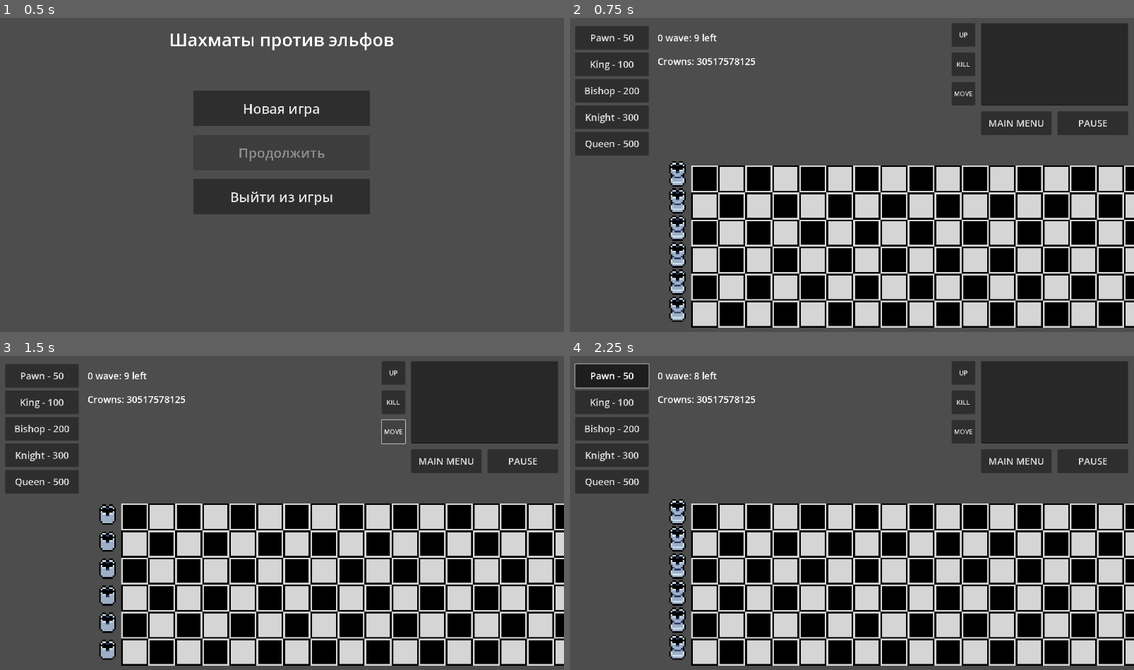
Above: before the commit, frames 1-4 (two rows, left to right).
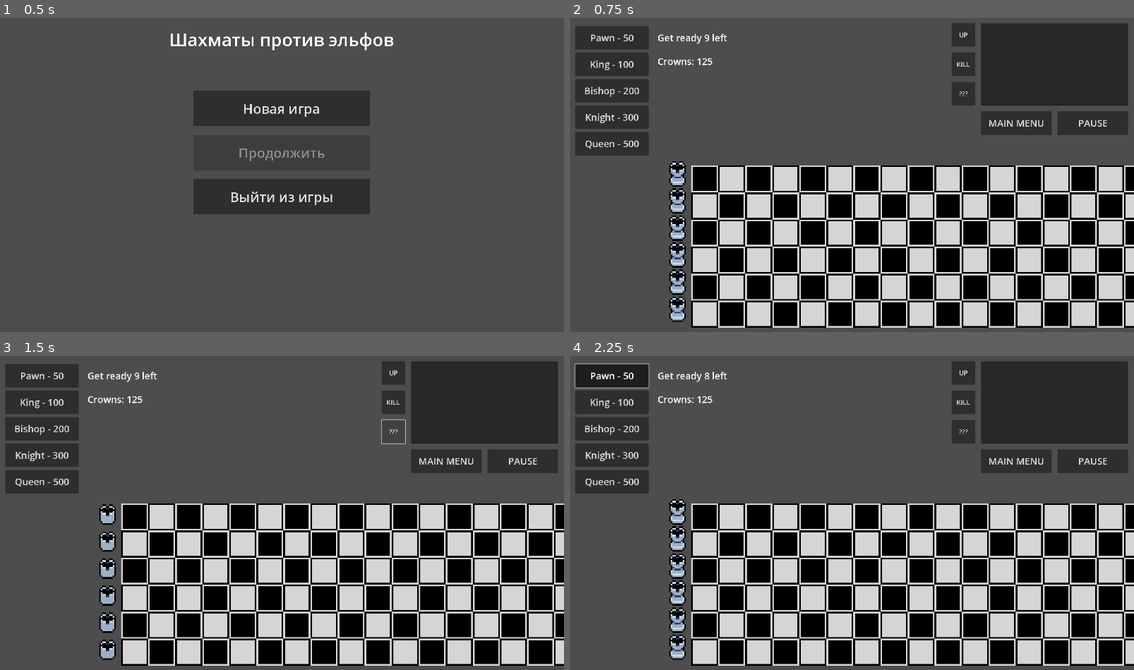
Above: after the commit, the same moments.

Repository: Befrimon/Chess-vs-Elves
Game: Godot game, scene res://scenes/menu.tscn
Two runs of this game, one before a commit and one after it. Both use one fixed random seed, a clock stepped at 60 frames per second and the inputs below.
Inputs:
- Up to frame 1 (0.5 s): no input
- Up to frame 2 (0.75 s): click "Новая игра" at 0.5 s
- Up to frame 3 (1.5 s): click "MOVE" (after the commit: "???") at 1.25 s
- Up to frame 4 (2.25 s): click "Pawn - 50" at 2 s

Frame 1 is identical in both runs. In frame 2, 0.3% of the frame differs, in the area x 15-72%, y 4-25%; in frame 3, 0.3%; in frame 4, 0.3%.

Commit message:
Add queen skill. Fix bugs

Diff:
--- a/prefabs/game_ui.tscn
+++ b/prefabs/game_ui.tscn
@@ -79,7 +79,7 @@
 offset_right = 1380.0
 offset_bottom = 300.0
 theme_override_font_sizes/font_size = 22
-text = "MOVE"
+text = "???"
 
 [node name="ExitButton" type="Button" parent="."]
 process_mode = 3
--- a/scripts/entities/pawn_figure.gd
+++ b/scripts/entities/pawn_figure.gd
@@ -6,9 +6,7 @@
 # Move properties
 const SPEED :int = 500
 const MOVE_RANGE :Dictionary = {
-	Vector2(-1, 1): 1, Vector2(0, 1): 1, Vector2(1, 1): 1,
-	Vector2(-1, -1): 1, Vector2(0, -1): 1, Vector2(1, -1): 1,
-	Vector2(1, 0): 1, Vector2(-1, 0): 1
+	Vector2(1, 0): 2, Vector2(-1, 0): 1
 }
 
 const SKILL_RANGE :Array[Vector2] = [Vector2(1, 1), Vector2(1, -1)]
--- a/scripts/entities/queen_figure.gd
+++ b/scripts/entities/queen_figure.gd
@@ -6,12 +6,16 @@
 # Move properties
 const SPEED :int = 500
 const MOVE_RANGE :Dictionary = {
-	Vector2(-1, 1): 10, Vector2(0, 1): 10, Vector2(1, 1): 10,
-	Vector2(-1, -1): 10, Vector2(0, -1): 10, Vector2(1, -1): 10,
-	Vector2(1, 0): 10, Vector2(-1, 0): 10
+	Vector2(-1, 1): 20, Vector2(0, 1): 20, Vector2(1, 1): 20,
+	Vector2(-1, -1): 20, Vector2(0, -1): 20, Vector2(1, -1): 20,
+	Vector2(1, 0): 20, Vector2(-1, 0): 20
 }
 
-const SKILL_RANGE :Array[Vector2] = []
+const SKILL_RANGE :Array[Vector2] = [
+	Vector2(-1, 1), Vector2(0, 1), Vector2(1, 1),
+	Vector2(-1, -1), Vector2(0, -1), Vector2(1, -1),
+	Vector2(1, 0), Vector2(-1, 0)
+]
 
 func _init(parent_obj :Entity):
 	## Assign variables
--- a/scripts/entity.gd
+++ b/scripts/entity.gd
@@ -91,7 +91,6 @@
 		var skill_type = Global.ENTITY_PARAM[full_id]["type"]
 		if skill_type != "buffer":
 			value += buff_value
-			buff_value = 0
 
 		if res != null:
 			skill_cooldown += Global.ENTITY_PARAM[full_id]["level%s" % str(level)]["cooldown"]
@@ -100,10 +99,12 @@
 
 		if res is String and res == "crowns":
 			get_node("/root/Game").crown_count += value
+			buff_value = 0
 			if exp < Global.LEVEL_EXP[level]:
 				exp += 10
 		elif skill_type == "attacker" and res is Entity:
 			res.change_hits(value)
+			buff_value = 0
 			if Global.ENTITY_PARAM[res.full_id]["type"] == "attacker":
 				var attack = Global.ENTITY_PARAM[res.full_id]["level%s" % res.level]["value"]
 				change_hits(attack/5 if res.hits > 0 else attack/10)
@@ -111,9 +112,10 @@
 					exp += Global.ENTITY_PARAM[res.full_id]["exp_value"]
 		elif skill_type == "healer" and res is Entity:
 			res.change_hits(value)
+			buff_value = 0
 			if exp < Global.LEVEL_EXP[level]:
 				exp += 25
-		elif res is Array[Entity]:
+		elif skill_type == "buffer" and res is Array[Entity]:
 			for entity in res:
 				entity.buff_value = value[1] if entity.full_id == "king_figure" else value[0]
 
--- a/scripts/game.gd
+++ b/scripts/game.gd
@@ -29,7 +29,7 @@
 	interface = get_node("UserInterface")
 
 	entity_count = 0
-	crown_count = 125**5
+	crown_count = 125
 	wave_time = Global.WAVES[0]["duration"]
 	wave = 0
 
--- a/scripts/game_ui.gd
+++ b/scripts/game_ui.gd
@@ -46,7 +46,10 @@
 	get_node("PauseButton").pressed.connect(pause)
 
 func _process(delta):
-	timer_label.text = "%s wave: %s left" % [str(parent.wave), str(int(parent.wave_time - Global.timer))]
+	timer_label.text = "%s %s left" % [
+		Global.WAVES[parent.wave]["name"],
+		str(int(parent.wave_time - Global.timer)) if parent.wave_time < 600 else "Infinity"
+	]
 	crown_label.text = "Crowns: %s" % str(parent.crown_count)
 
 func upgrade_figure():
--- a/scripts/global.gd
+++ b/scripts/global.gd
@@ -90,12 +90,12 @@
 var timer :float = 0
 const WAVES :Array[Dictionary] = [
 	# epe - elfs spawn count per spawn event
-	{"epe": 0, "elf_spawn": [1, 1], "duration": 10},    # Prepare time
-	{"epe": 1, "elf_spawn": [5, 15], "duration": 120},  # 1 wave
-	{"epe": 2, "elf_spawn": [5, 15], "duration": 60},   # 2 wave
-	{"epe": 2, "elf_spawn": [5, 10], "duration": 60},   # 3 wave
-	{"epe": 2, "elf_spawn": [5, 15], "duration": 120},  # 4 wave
-	{"epe": 3, "elf_spawn": [5, 15], "duration": INF}   # Infinity wave
+	{"name": "Get ready", "epe": 0, "elf_spawn": [1, 1], "duration": 10},
+	{"name": "1 wave", "epe": 1, "elf_spawn": [5, 15], "duration": 120},
+	{"name": "2 wave", "epe": 2, "elf_spawn": [5, 15], "duration": 60},
+	{"name": "3 wave", "epe": 2, "elf_spawn": [5, 10], "duration": 60},
+	{"name": "4 wave", "epe": 2, "elf_spawn": [5, 15], "duration": 120},
+	{"name": "Good luck", "epe": 3, "elf_spawn": [5, 15], "duration": INF}
 ]
 const ELF_CHANCE :Array[Dictionary] = [
 	{"forest_elf": 0., "dark_elf": 0.},  # Prepare wave
@@ -103,7 +103,7 @@
 	{"forest_elf": 1., "dark_elf": 0.},  # 2 wave
 	{"forest_elf": 1., "dark_elf": 0.},  # 3 wave
 	{"forest_elf": .8, "dark_elf": .2},  # 4 wave
-	{"forest_elf": .6, "dark_elf": .4},  # Infinity wave
+	{"forest_elf": .5, "dark_elf": .5},  # Infinity wave
 ]
 const ELF_XCOORD :int = 2000
 var busy_cells :Array[Vector2] = []
Not shown: 1 places in scenes/game.tscn that only renumber resources
